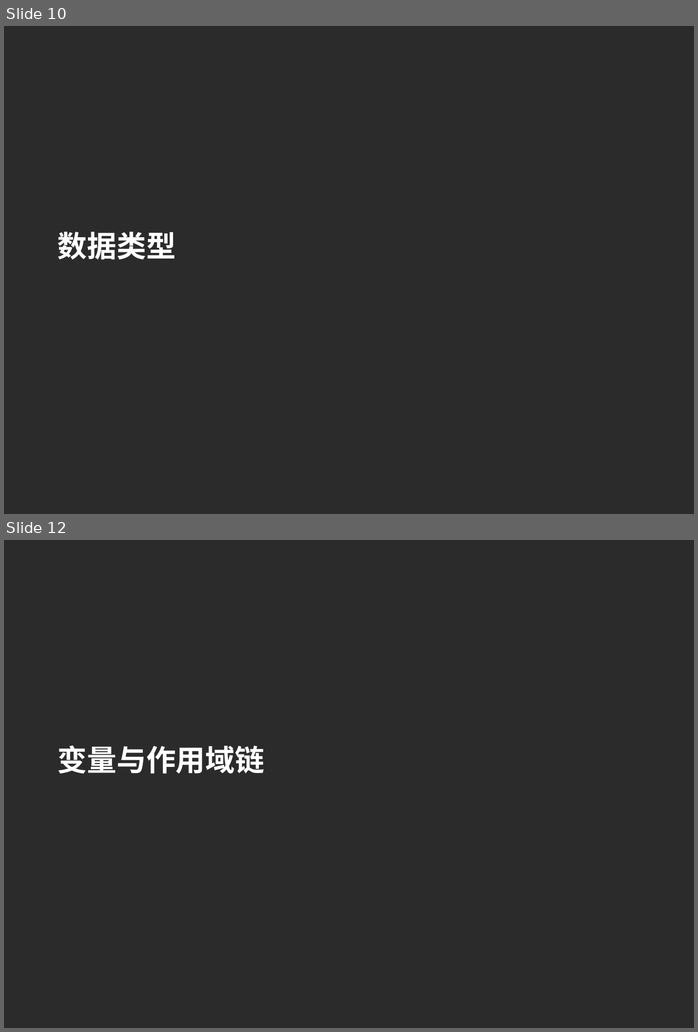
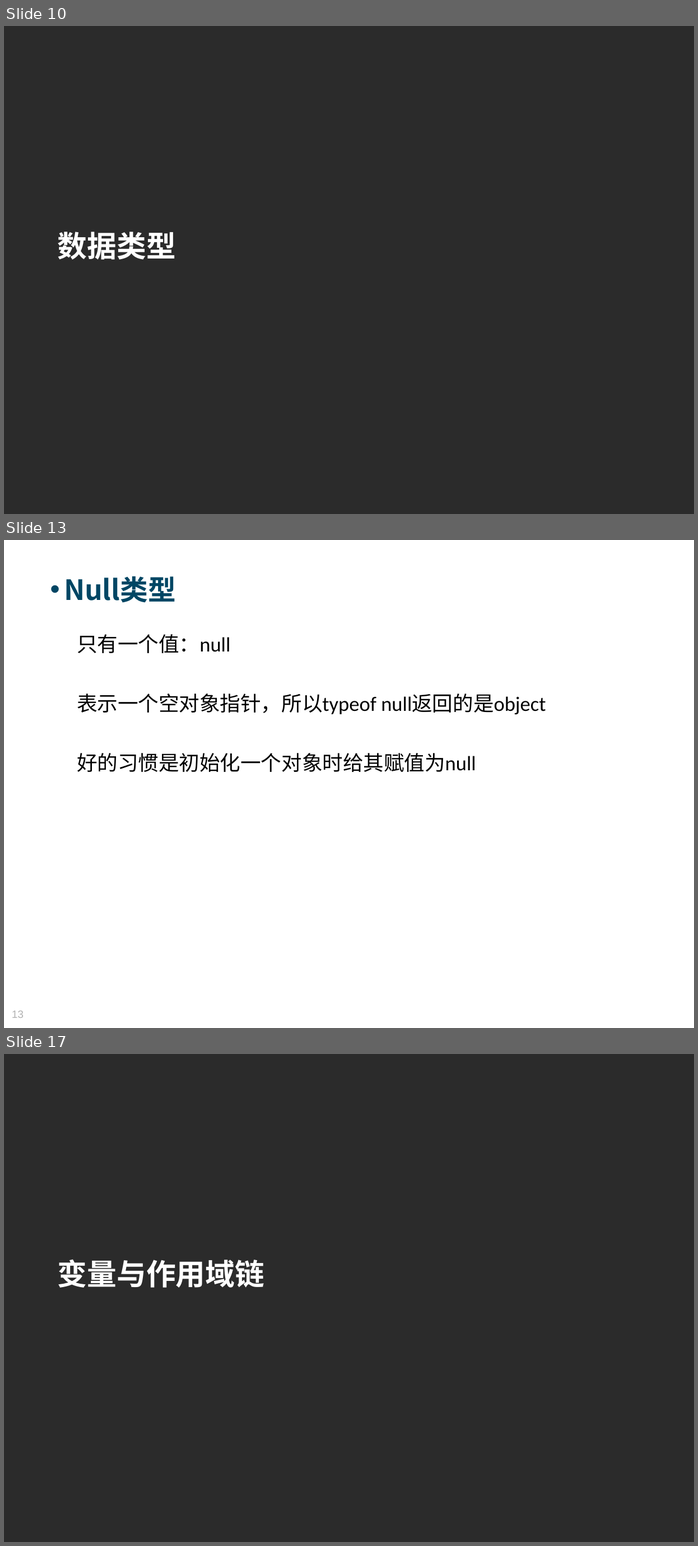
Before and after one commit to Moses824/Train-Javascript-Basic, a slide deck: Train_Javascript_Basic.ppt. Shown one above the other, each under a label of ours: slides 10 and 12 before the commit, slides 10, 13 and 17 after it; the slides between them are not shown. The pictures are 698x1032 and 698x1546 pixels, drawn with LibreOffice and Linux fonts; fonts in the diff are those of the drawing; background and template pictures are left out; a plain dark background stands for a picture behind light text. Boxes give left, top, right and bottom in pixels: in the first picture for what was removed or moved away, otherwise in the second. Text is boxed around its words. In the diff, an @@ line names an element or a change of style, - is before the commit and + after.

```diff
--- a/Train_Javascript_Basic.ppt
+++ b/Train_Javascript_Basic.ppt
@@ slide 13 added at (4,540,694,1028), background picture (left out) @@
@@ text added at (64,576,176,603), 34 pt, text #004664, bold @@
+• Null类型
@@ text added at (77,634,546,772), 25 pt, text #000000 @@
+只有一个值：null
+表示一个空对象指针，所以typeof null返回的是object
+好的习惯是初始化一个对象时给其赋值为null
@@ page number added at (12,1010,24,1018), 13 pt, text #B2B2B2 @@
+13
@@ what was slide 12 is now slide 17 @@
```
Also in this commit, not shown: 3 slides changed, 4 other slides added, 3 other files.
